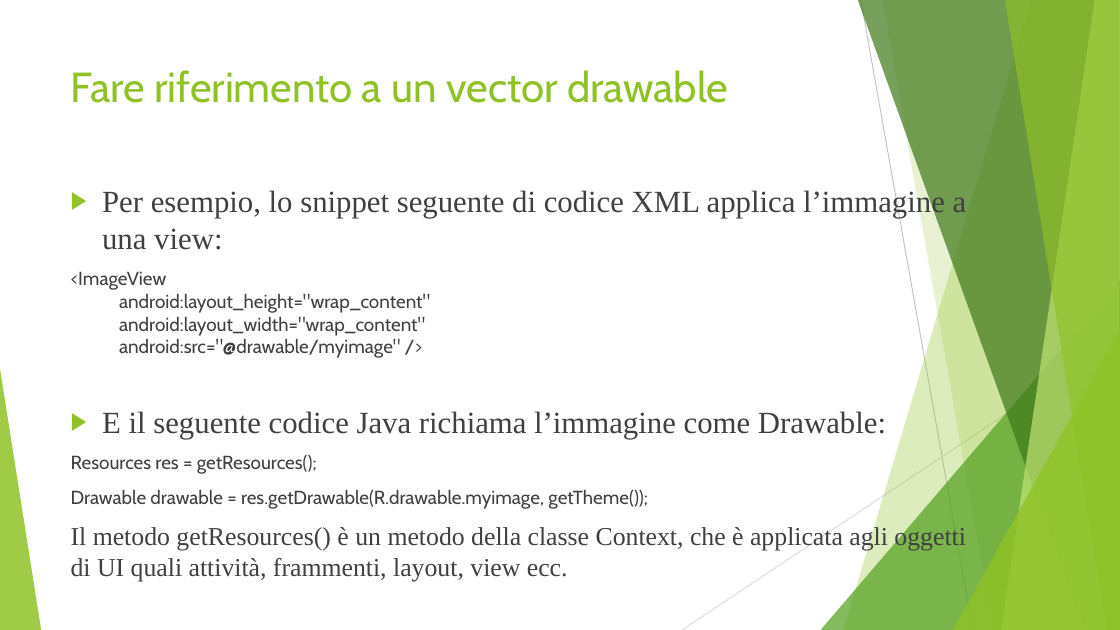
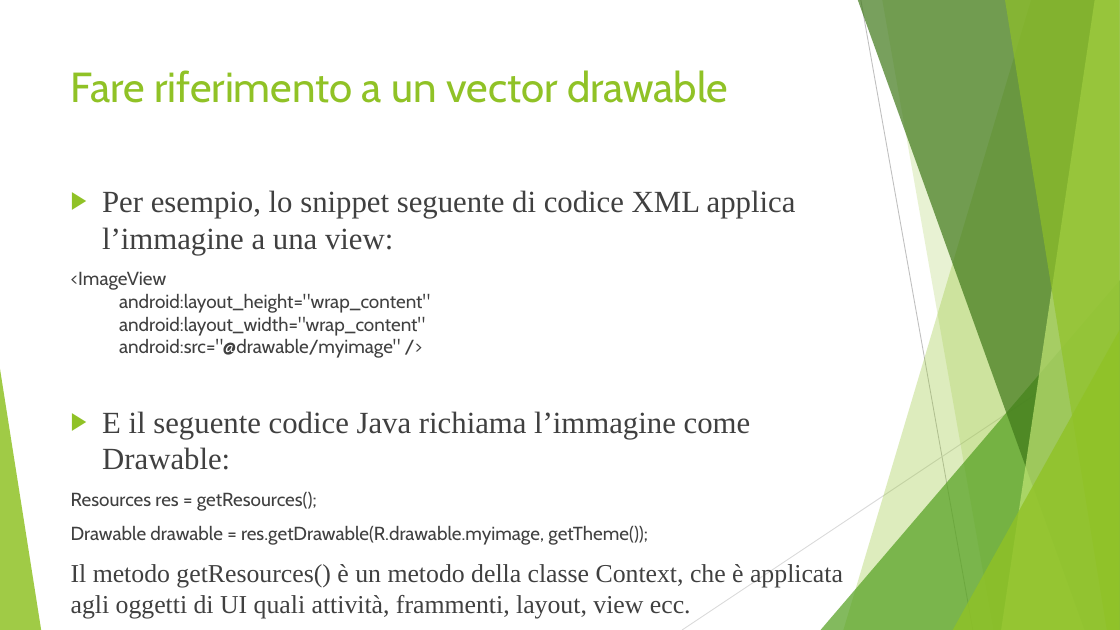
Before and after one commit to tizianotaglienti/Colleghi-Ristretti, a slide deck: slide 40 of Vector asset studio.pptx. Drawn at 1120x630 pixels with LibreOffice and Linux fonts; fonts in the diff are those of the drawing. Boxes give left, top, right and bottom in pixels: in the first picture for what was removed or moved away, otherwise in the second. Text is boxed around its words. In the diff, an @@ line names an element or a change of style, - is before the commit and + after.

```diff
--- a/Vector asset studio.pptx
+++ b/Vector asset studio.pptx
@@ text "Per esempio, lo snippet seguente ..." rewrapped from bbox=[71, 188, 967, 582] to bbox=[71, 190, 843, 619] @@
```
Also in this commit, not shown: 2 other slides changed.
